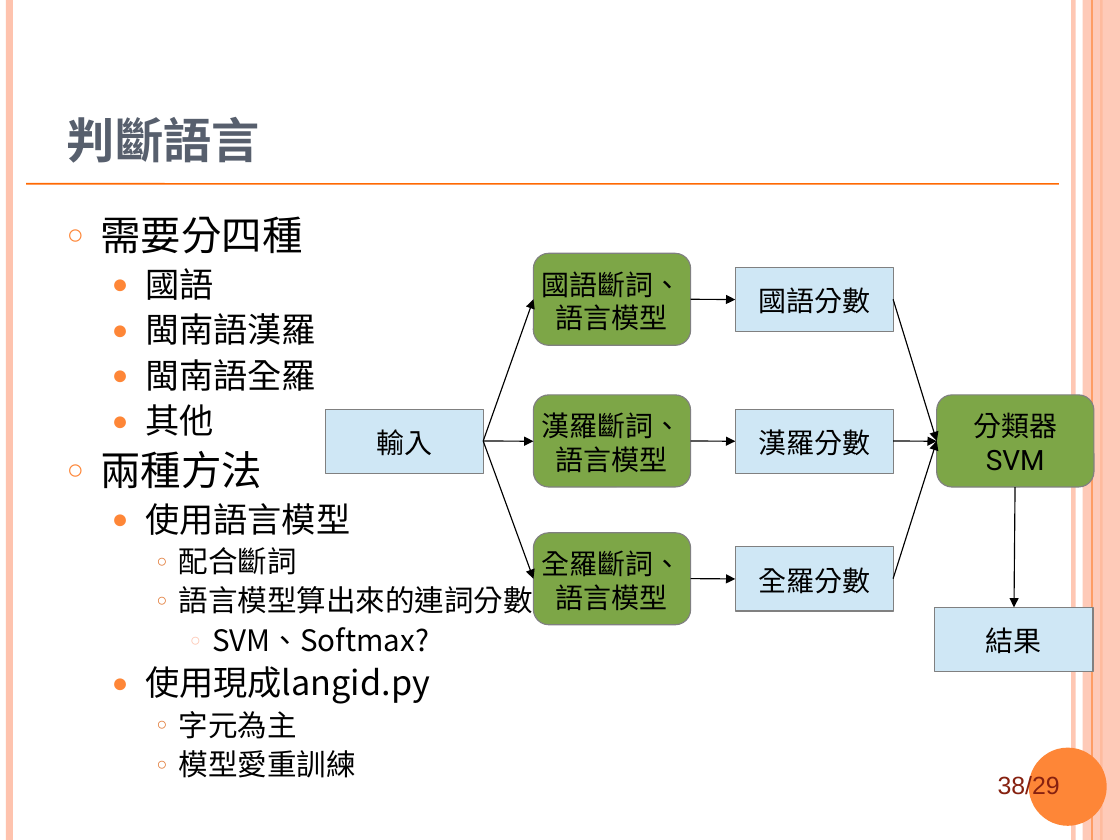
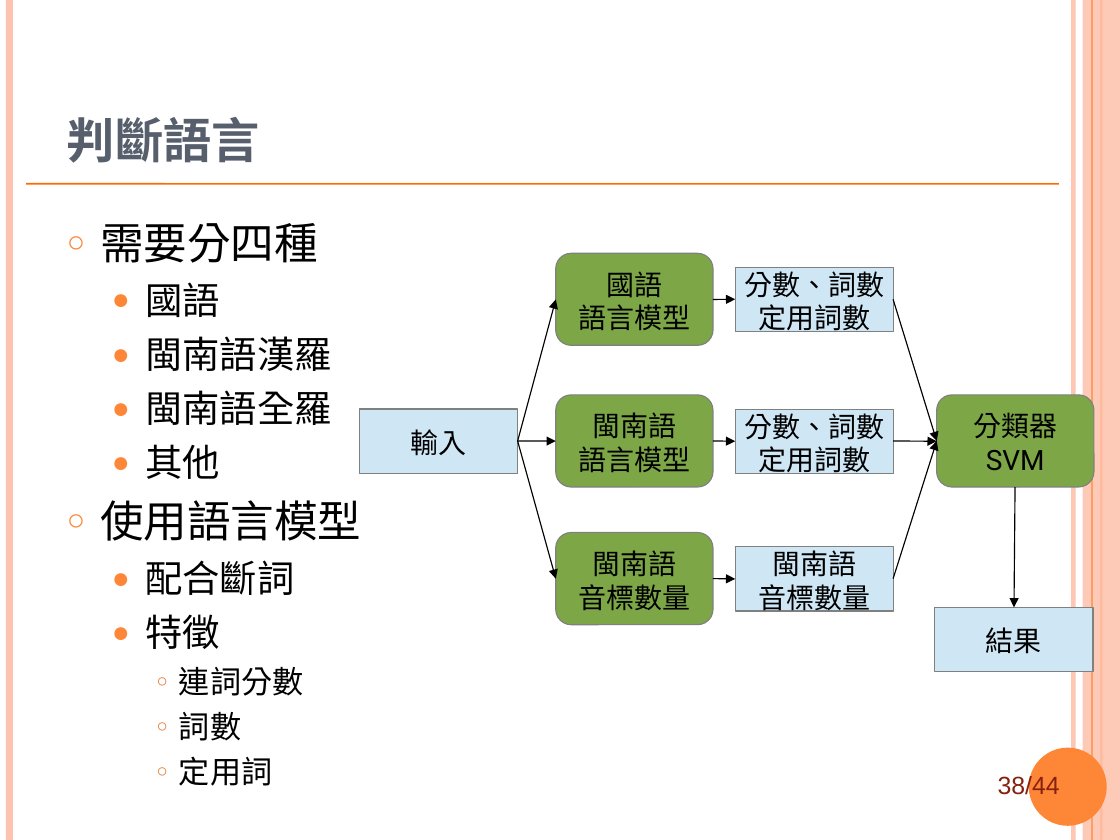
Before and after one commit to sih4sing5hong5/po3-ko3_tau5-iann2-phinn3, a slide deck: slide 38 of 翻譯報告.ppt. Drawn at 1120x840 pixels with LibreOffice and Linux fonts; fonts in the diff are those of the drawing; background and template pictures are left out. Boxes give left, top, right and bottom in pixels: in the first picture for what was removed or moved away, otherwise in the second. Text is boxed around its words. In the diff, an @@ line names an element or a change of style, - is before the commit and + after.

```diff
--- a/翻譯報告.ppt
+++ b/翻譯報告.ppt
@@ text at <box>100,223,361,595</box>: size 26 to 28 pt in "需要分四種"; size 22 to 24 pt in "國語", "閩南語漢羅", "閩南語全羅", "其他"; size 22 to 28 pt in "使用語言模型"; size 19 to 24 pt in "配合斷詞"; line spacing 0.9 to 1; bullet ● to ○; list level 2 to 1 in "使用語言模型"; bullet ○ to ●; list level 3 to 2 in "配合斷詞"; bullet colour #E0752F to #FE8637 @@
@@ text in rectangle at <box>744,267,884,336</box>: text changed @@
-國語分數
+分數、詞數
+定用詞數
@@ arrow moved from (483, 441) - (533, 299) to (517, 441) - (556, 299) @@
@@ text in rounded rectangle at <box>606,271,662,298</box>: text changed @@
-國語斷詞、
+國語
@@ arrow moved from (691, 299) - (735, 299) to (713, 299) - (735, 299) @@
@@ rectangle "輸入": place and size @@
-rectangle "輸入" at <box>325,409,483,473</box>
+rectangle "輸入" at <box>360,409,517,473</box>
@@ text in rounded rectangle at <box>592,412,676,438</box>: text changed @@
-漢羅斷詞、
+閩南語
@@ text in rectangle at <box>744,409,884,478</box>: text changed @@
-漢羅分數
+分數、詞數
+定用詞數
@@ arrow moved from (483, 441) - (533, 579) to (517, 441) - (556, 579) @@
@@ arrow moved from (483, 441) - (533, 441) to (517, 441) - (556, 441) @@
@@ arrow moved from (691, 441) - (735, 441) to (713, 441) - (735, 441) @@
@@ text at <box>100,451,262,488</box>: paragraph removed @@
-○ 兩種方法
@@ 3 rounded rectangles: place and size @@
-3 rounded rectangles at <box>533,253,690,625</box>
+3 rounded rectangles at <box>556,253,712,625</box>
@@ text in rounded rectangle at <box>578,550,690,611</box>: text changed @@
-全羅斷詞、
-語言模型
+閩南語
+音標數量
@@ text in rectangle at <box>758,546,870,616</box>: text changed @@
-全羅分數
+閩南語
+音標數量
@@ arrow moved from (691, 579) - (735, 579) to (713, 579) - (735, 579) @@
@@ text at <box>145,614,304,786</box>: text changed; size 19 to 20 pt @@
-    ○ 語言模型算出來的連詞分數
-      ○ SVM、Softmax?
-  ● 使用現成langid.py
-    ○ 字元為主
-    ○ 模型愛重訓練
+  ● 特徵
+    ○ 連詞分數
+    ○ 詞數
+    ○ 定用詞
@@ page number at <box>998,774,1060,800</box>: text changed @@
-38/29
+38/44
```
Also in this commit, not shown: 11 other slides changed, 1 slide added.
